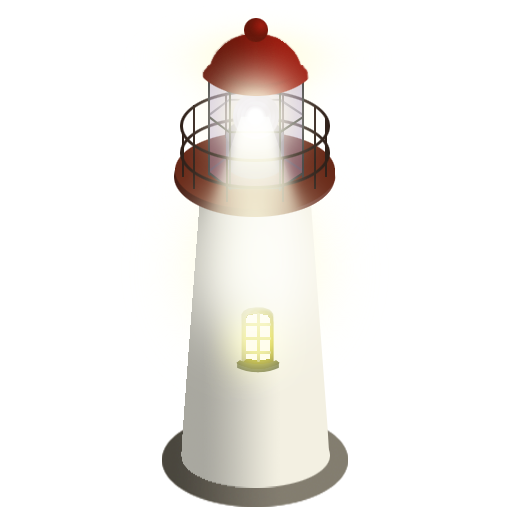
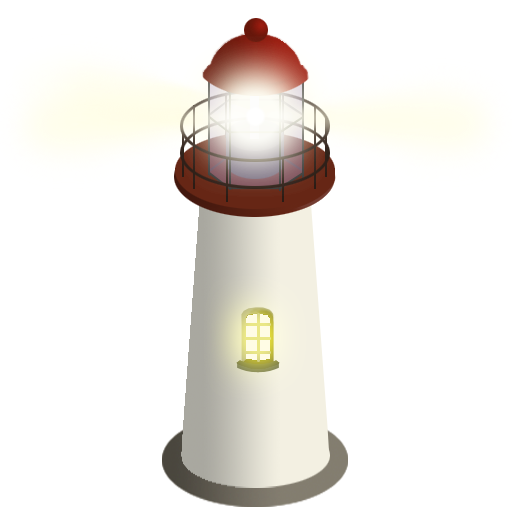
Revision of a layered 512×512 image; what changed, layer by layer:
added layer "GlowingThing copy" above "GlowingThing" over left=244, top=105, right=267, bottom=128
showed "Beam4 copy", opacity 100% → 66% over left=9, top=60, right=258, bottom=189
showed "Beam4", opacity 100% → 66% over left=254, top=58, right=502, bottom=187
hid "Beam1", opacity 100% → 66% over left=121, top=105, right=389, bottom=383
showed "Fresnel copy3" over left=250, top=93, right=259, bottom=139
hid "Fresnel" over left=228, top=92, right=282, bottom=146
hid "Beam1 back", opacity 100% → 66% over left=124, top=17, right=392, bottom=124
showed "Beam3 copy", opacity 100% → 66% over left=9, top=34, right=260, bottom=155
